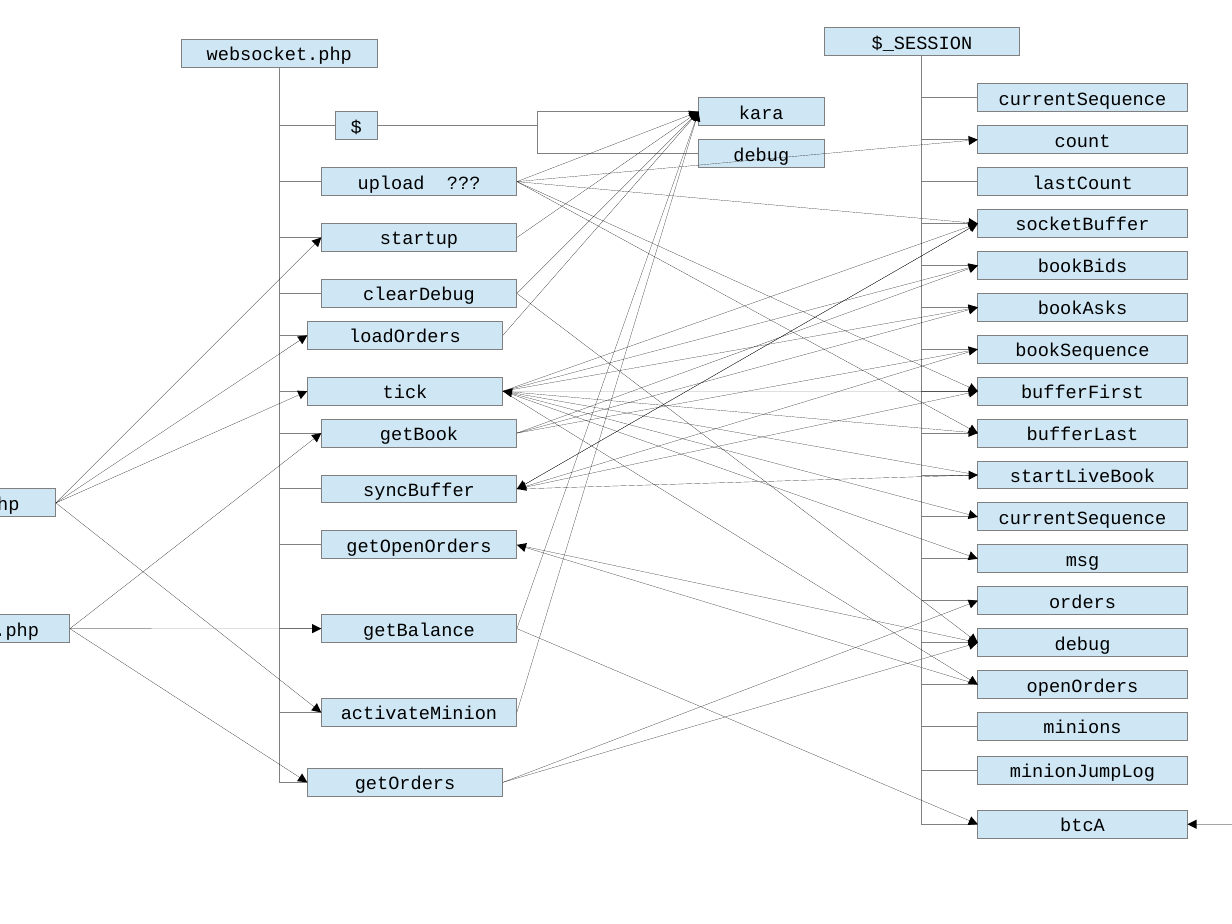
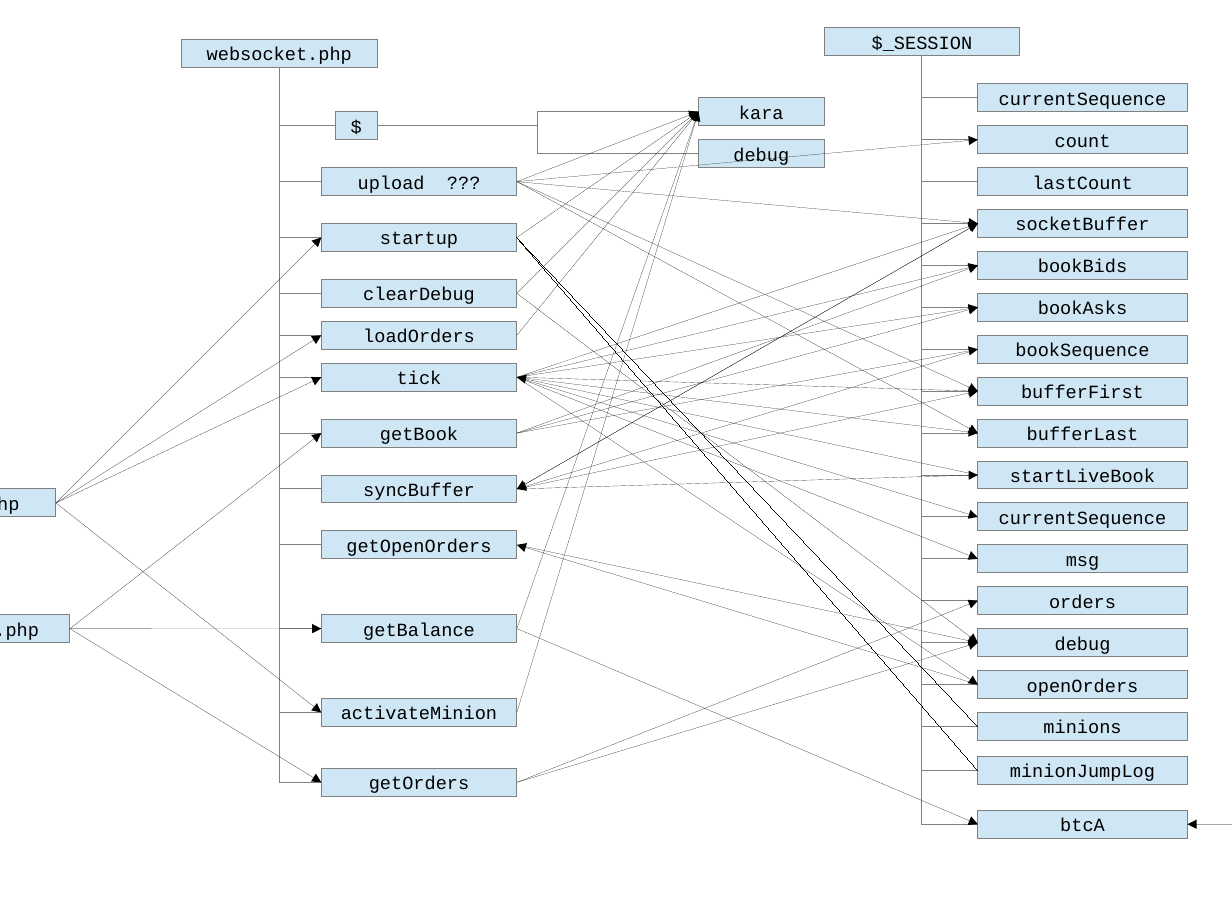
Before and after one commit to JamesLeB/Stout, a slide deck: slide 5 of Documents/Zek.odp (slide 4 before the commit). Drawn at 1232x924 pixels with LibreOffice and Linux fonts; fonts in the diff are those of the drawing. Boxes give left, top, right and bottom in pixels: in the first picture for what was removed or moved away, otherwise in the second. Text is boxed around its words. In the diff, an @@ line names an element or a change of style, - is before the commit and + after.

```diff
--- a/Documents/Zek.odp
+++ b/Documents/Zek.odp
@@ elbow line moved from (279, 67) - (307, 783) to (279, 67) - (322, 783) @@
@@ elbow line moved from (279, 67) - (307, 335) to (279, 67) - (322, 335) @@
@@ elbow line moved from (279, 67) - (307, 391) to (279, 67) - (322, 378) @@
@@ arrow moved from (503, 335) - (699, 112) to (517, 335) - (699, 112) @@
@@ arrow moved from (503, 391) - (978, 224) to (517, 378) - (978, 224) @@
@@ line added from (517, 237) to (978, 770), #000000 0 pt @@
@@ line added from (517, 237) to (978, 727), #000000 0 pt @@
@@ arrow moved from (503, 391) - (978, 265) to (517, 378) - (978, 265) @@
@@ rectangle "loadOrders" moved from (x1=307, y1=321, x2=503, y2=349) to (x1=321, y1=321, x2=517, y2=349) @@
@@ arrow moved from (503, 391) - (978, 307) to (517, 378) - (978, 307) @@
@@ arrow moved from (56, 503) - (307, 335) to (56, 503) - (322, 335) @@
@@ arrow moved from (56, 503) - (307, 391) to (56, 503) - (322, 377) @@
@@ rectangle "tick" moved from (x1=307, y1=377, x2=503, y2=405) to (x1=321, y1=363, x2=517, y2=391) @@
@@ arrow moved from (503, 391) - (978, 685) to (517, 377) - (978, 685) @@
@@ arrow moved from (503, 391) - (978, 559) to (517, 377) - (978, 559) @@
@@ arrow moved from (503, 391) - (978, 518) to (517, 377) - (978, 518) @@
@@ arrow moved from (978, 475) - (503, 391) to (978, 475) - (517, 377) @@
@@ arrow moved from (503, 391) - (978, 434) to (517, 377) - (978, 434) @@
@@ arrow moved from (503, 391) - (978, 391) to (517, 377) - (978, 391) @@
@@ arrow moved from (70, 628) - (307, 783) to (70, 628) - (322, 783) @@
@@ arrow moved from (503, 783) - (978, 600) to (517, 783) - (978, 600) @@
@@ arrow moved from (503, 783) - (978, 643) to (517, 783) - (978, 643) @@
@@ rectangle "getOrders" moved from (x1=307, y1=768, x2=503, y2=796) to (x1=321, y1=768, x2=517, y2=796) @@
```
Also in this commit, not shown: 2 other slides changed, 1 slide added.
